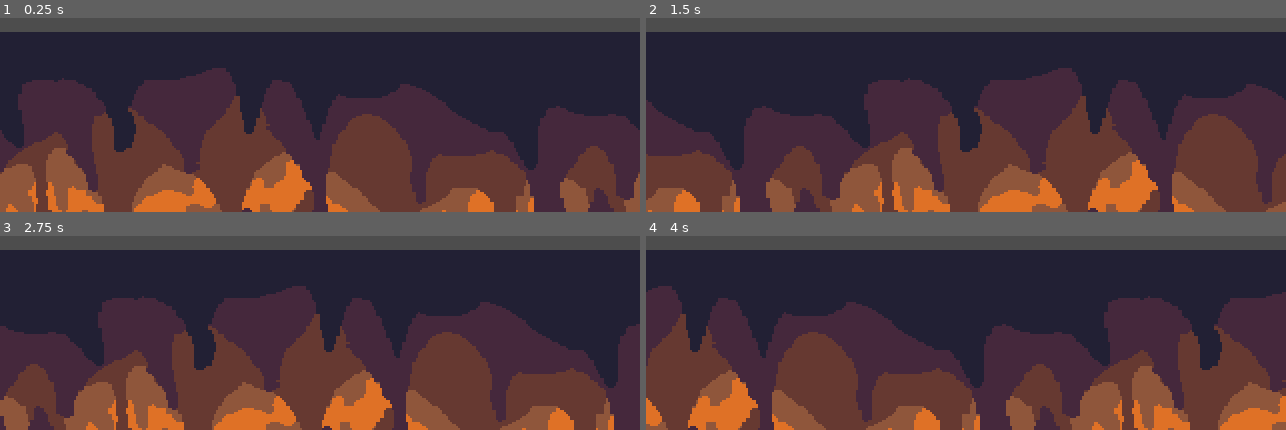
Above: before the commit, frames 1-4 (two rows, left to right).
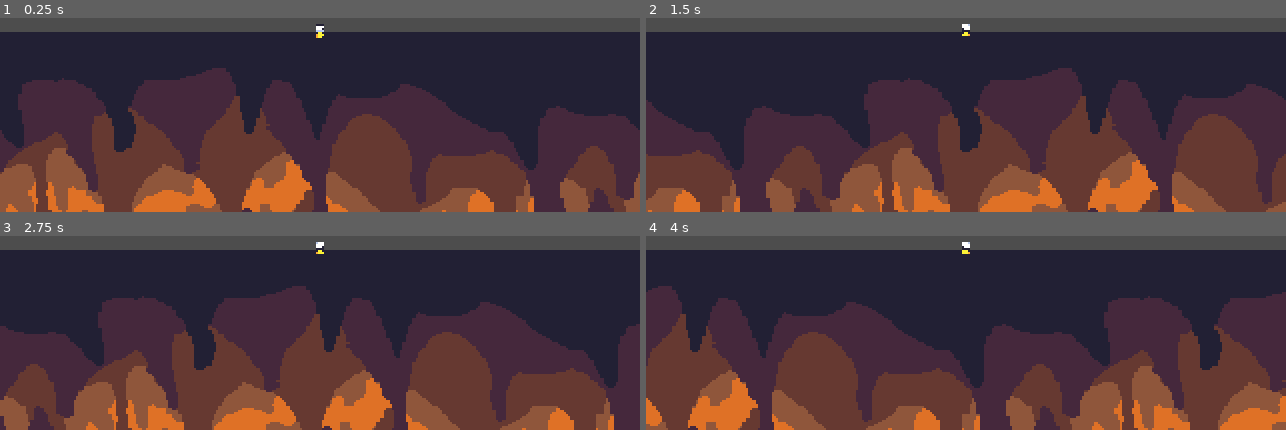
Above: after the commit, the same moments.

Repository: yanaexe/Global-Classroom-Project
Game: Godot game, scene res://scenes/stage_1.tscn
Two runs of this game, one before a commit and one after it. Both use one fixed random seed, a clock stepped at 60 frames per second and the inputs below.
Inputs:
- Up to frame 1 (0.25 s): no input
- Up to frame 2 (1.5 s): tap Enter at 0.5 s; hold Right (right) 0.53-1.28 s; hold A (left) from 1.28 s (still down)
- Up to frame 3 (2.75 s): release A (left) at 2.03 s; hold Right (right) from 2.03 s (still down)
- Up to frame 4 (4 s): release Right (right) at 3.53 s; hold A (left) from 3.53 s (still down)

The runs differ from the first frame. In frame 1, less than 0.1% of the frame differs, in the area x 49-51%, y 3-11%; in frame 2, less than 0.1%; in frame 3, less than 0.1%; in frame 4, less than 0.1%.

Commit message:
motion, gravity, and shape
haven't tested gravity and shape yet

Diff:
--- a/scenes/character_player.tscn
+++ b/scenes/character_player.tscn
@@ -15,7 +15,7 @@
 "times": PackedFloat32Array(0),
 "transitions": PackedFloat32Array(1),
 "update": 1,
-"values": [Vector2i(1, 0)]
+"values": [Vector2i(3, 0)]
 }
 
 [sub_resource type="Animation" id="Animation_13xqn"]
@@ -30,7 +30,7 @@
 "times": PackedFloat32Array(0, 0.5),
 "transitions": PackedFloat32Array(1, 1),
 "update": 1,
-"values": [Vector2i(2, 0), Vector2i(3, 0)]
+"values": [Vector2i(5, 0), Vector2i(4, 0)]
 }
 
 [sub_resource type="Animation" id="Animation_k3fdu"]
@@ -45,19 +45,84 @@
 "times": PackedFloat32Array(0, 0.5),
 "transitions": PackedFloat32Array(1, 1),
 "update": 1,
-"values": [Vector2i(0, 0), Vector2i(1, 0)]
+"values": [Vector2i(2, 0), Vector2i(3, 0)]
 }
 
 [sub_resource type="Animation" id="Animation_3weu5"]
 resource_name = "walk_right"
+tracks/0/type = "value"
+tracks/0/imported = false
+tracks/0/enabled = true
+tracks/0/path = NodePath("Sprite2D:frame_coords")
+tracks/0/interp = 1
+tracks/0/loop_wrap = true
+tracks/0/keys = {
+"times": PackedFloat32Array(0, 0.233333, 0.5, 0.733333),
+"transitions": PackedFloat32Array(1, 1, 1, 1),
+"update": 1,
+"values": [Vector2i(2, 1), Vector2i(3, 1), Vector2i(2, 1), Vector2i(3, 1)]
+}
+
+[sub_resource type="Animation" id="Animation_5ix2q"]
+resource_name = "walk_left"
+tracks/0/type = "value"
+tracks/0/imported = false
+tracks/0/enabled = true
+tracks/0/path = NodePath("Sprite2D:frame_coords")
+tracks/0/interp = 1
+tracks/0/loop_wrap = true
+tracks/0/keys = {
+"times": PackedFloat32Array(0, 0.233333, 0.5, 0.733333),
+"transitions": PackedFloat32Array(1, 1, 1, 1),
+"update": 1,
+"values": [Vector2i(5, 1), Vector2i(4, 1), Vector2i(5, 1), Vector2i(4, 1)]
+}
+
+[sub_resource type="Animation" id="Animation_k37vd"]
+resource_name = "dead_right"
+length = 0.7
+tracks/0/type = "value"
+tracks/0/imported = false
+tracks/0/enabled = true
+tracks/0/path = NodePath("Sprite2D:frame_coords")
+tracks/0/interp = 1
+tracks/0/loop_wrap = true
+tracks/0/keys = {
+"times": PackedFloat32Array(0, 0.1, 0.233333, 0.366667, 0.533333),
+"transitions": PackedFloat32Array(1, 1, 1, 1, 1),
+"update": 1,
+"values": [Vector2i(1, 2), Vector2i(2, 2), Vector2i(3, 2), Vector2i(4, 2), Vector2i(5, 2)]
+}
+
+[sub_resource type="Animation" id="Animation_tjpfb"]
+resource_name = "dead_left"
+length = 0.7
+tracks/0/type = "value"
+tracks/0/imported = false
+tracks/0/enabled = true
+tracks/0/path = NodePath("Sprite2D:frame_coords")
+tracks/0/interp = 1
+tracks/0/loop_wrap = true
+tracks/0/keys = {
+"times": PackedFloat32Array(0, 0.1, 0.233333, 0.366667, 0.533333),
+"transitions": PackedFloat32Array(1, 1, 1, 1, 1),
+"update": 1,
+"values": [Vector2i(5, 3), Vector2i(4, 3), Vector2i(3, 3), Vector2i(2, 3), Vector2i(1, 3)]
+}
 
 [sub_resource type="AnimationLibrary" id="AnimationLibrary_agujc"]
 _data = {
 "RESET": SubResource("Animation_t65pi"),
+"dead_left": SubResource("Animation_tjpfb"),
+"dead_right": SubResource("Animation_k37vd"),
 "idle_left": SubResource("Animation_13xqn"),
 "idle_right": SubResource("Animation_k3fdu"),
+"walk_left": SubResource("Animation_5ix2q"),
 "walk_right": SubResource("Animation_3weu5")
 }
+
+[sub_resource type="RectangleShape2D" id="RectangleShape2D_uedl6"]
+size = Vector2(5, 8)
 
 [node name="character_player" type="CharacterBody2D"]
 script = ExtResource("1_h8xes")
@@ -65,9 +130,9 @@
 [node name="Sprite2D" type="Sprite2D" parent="."]
 scale = Vector2(0.33871, 0.327869)
 texture = ExtResource("2_0msbn")
-hframes = 9
-vframes = 5
-frame = 1
+hframes = 6
+vframes = 6
+frame = 3
 
 [node name="Camera2D" type="Camera2D" parent="."]
 scale = Vector2(0.33871, 0.327869)
@@ -76,3 +141,7 @@
 libraries = {
 "": SubResource("AnimationLibrary_agujc")
 }
+
+[node name="CollisionShape2D" type="CollisionShape2D" parent="."]
+position = Vector2(-0.5, 0)
+shape = SubResource("RectangleShape2D_uedl6")
--- a/scripts/character_player.gd
+++ b/scripts/character_player.gd
@@ -1,13 +1,33 @@
 extends CharacterBody2D
 
 @export var speed = 400
+@export var gravity = 980
+@onready var animation = $AnimationPlayer
+var last_direction = "right"
 
 func get_input():
 	var input_direction = Input.get_axis("left", "right")
 	velocity = Vector2(input_direction * speed, 0)
 
+	# animation handling
+	if input_direction > 0:
+		animation.play("walk_right")
+		last_direction = "right"
+	elif input_direction < 0:
+		animation.play("walk_left")
+		last_direction = "left"
+	else:
+		animation.play("idle_" + last_direction)
+
 func _physics_process(_delta):
+	#apply gravity
+	velocity.y += gravity * _delta
 	get_input()
 	move_and_slide()
 
-var test = 0
+func die():
+	if last_direction == "right":
+		animation.play("dead_right")
+	else :
+		animation.play("dead_left")
+	set_physics_process(false)  # Stop movement
Not shown: 1 places in scenes/character_player.tscn that only renumber resources
Not shown, changed: README.md
